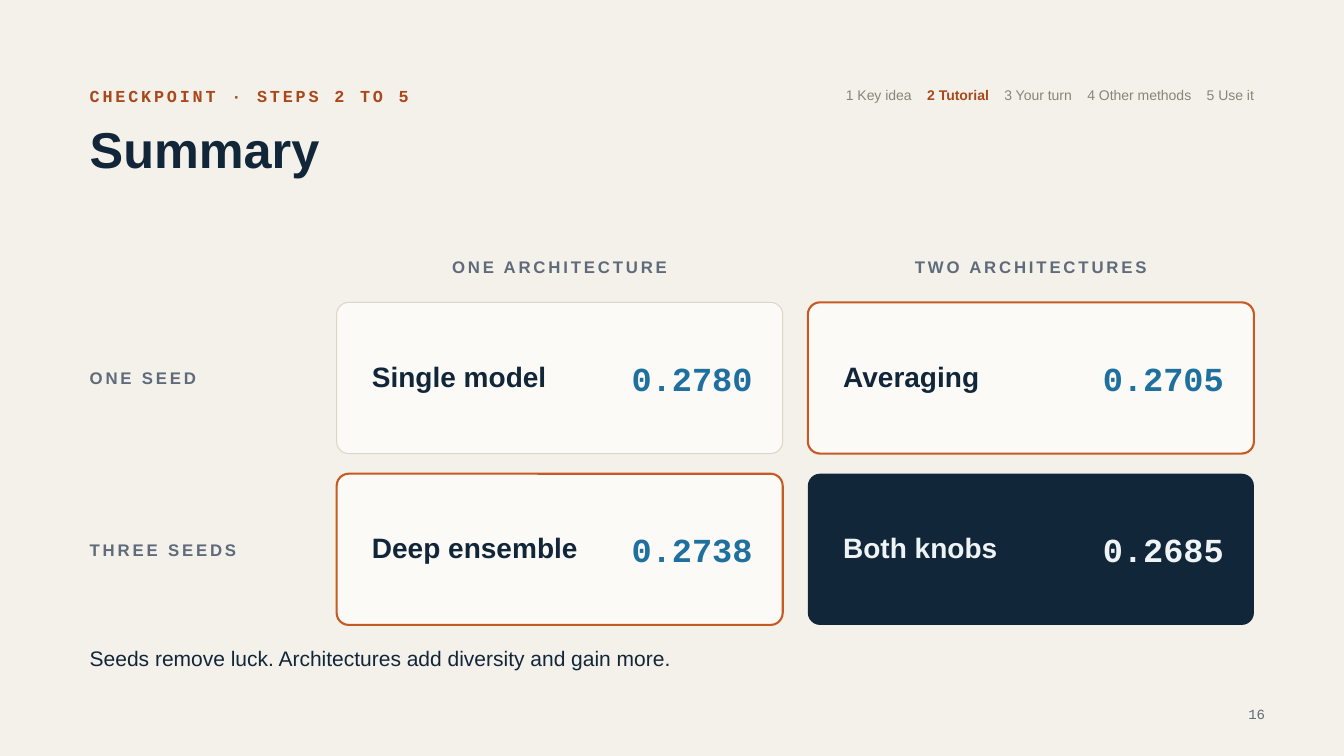
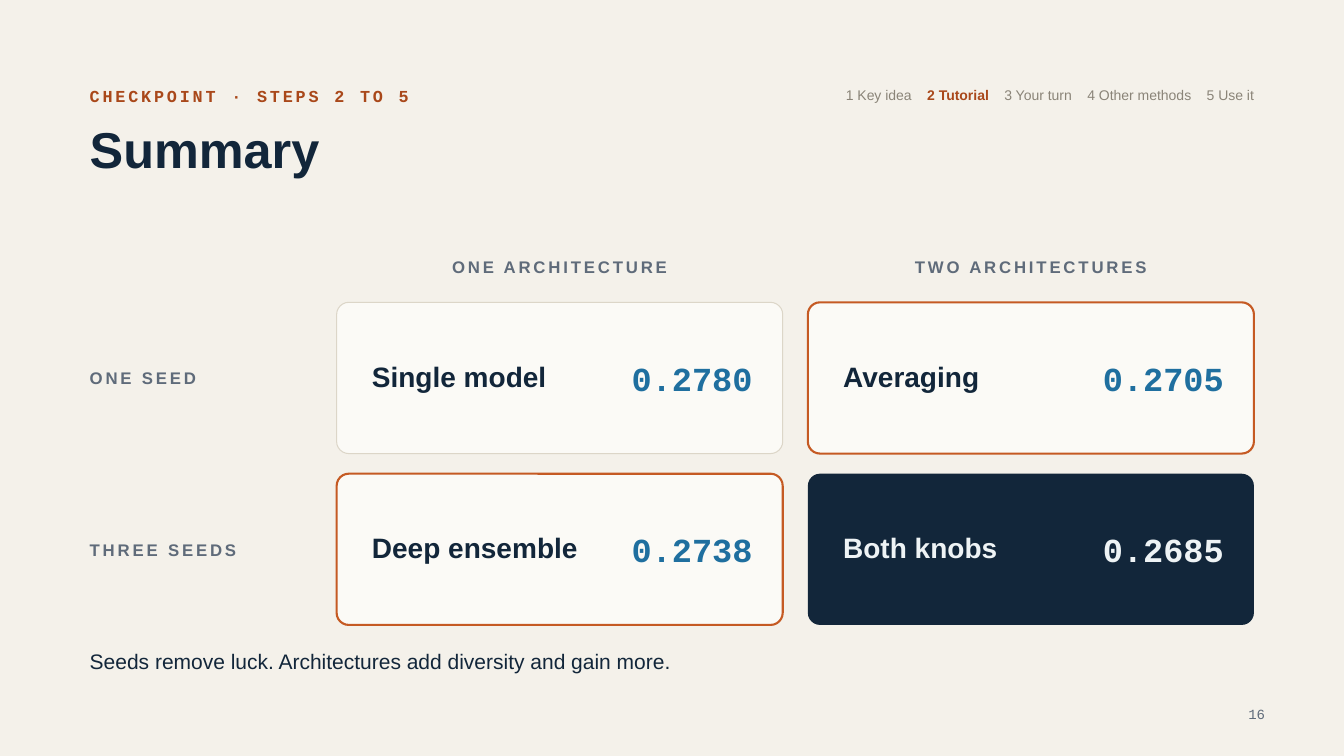
Before and after one commit to damianlapenavidal/ensemble-workshop, a slide deck: slide 16 of slides/ensemble-workshop.pptx. Drawn at 1344x756 pixels with LibreOffice and Linux fonts; fonts in the diff are those of the drawing. Boxes give left, top, right and bottom in pixels: in the first picture for what was removed or moved away, otherwise in the second. Text is boxed around its words. In the diff, an @@ line names an element or a change of style, - is before the commit and + after.

```diff
--- a/slides/ensemble-workshop.pptx
+++ b/slides/ensemble-workshop.pptx
@@ text "Seeds remove luck. Architectures add ...": place and size @@
-text "Seeds remove luck. Architectures add ..." at box(90, 650, 671, 670)
+text "Seeds remove luck. Architectures add ..." at box(90, 653, 671, 674)
```
Also in this commit, not shown: 4 other slides changed, 2 other files.
